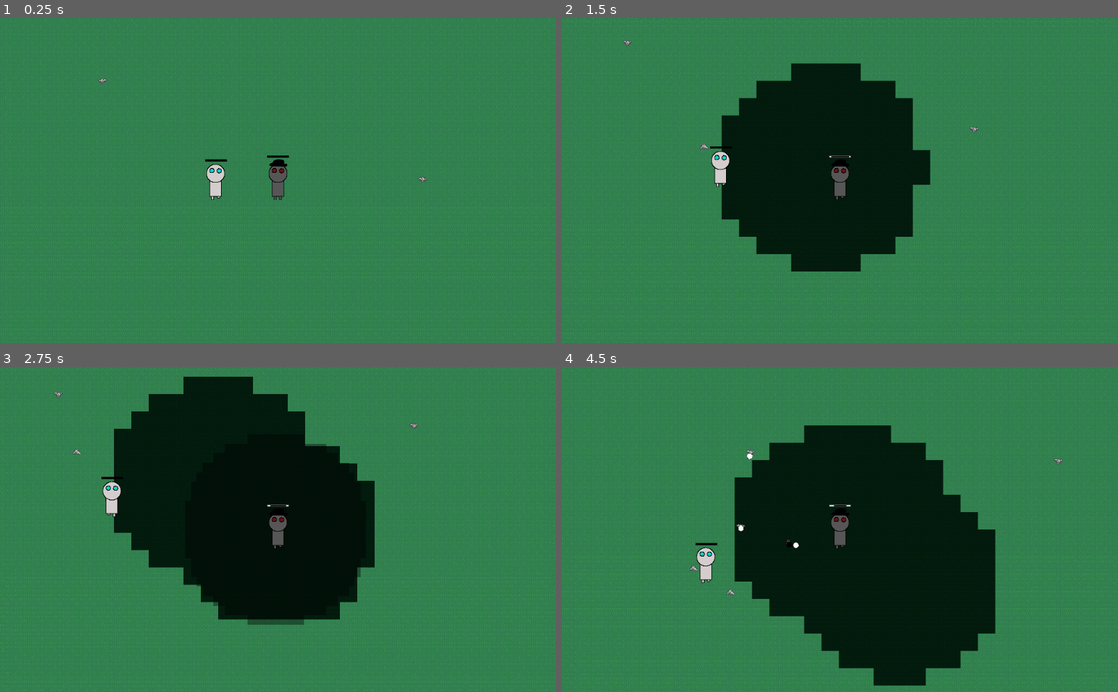
Above: before the commit, frames 1-4 (two rows, left to right).
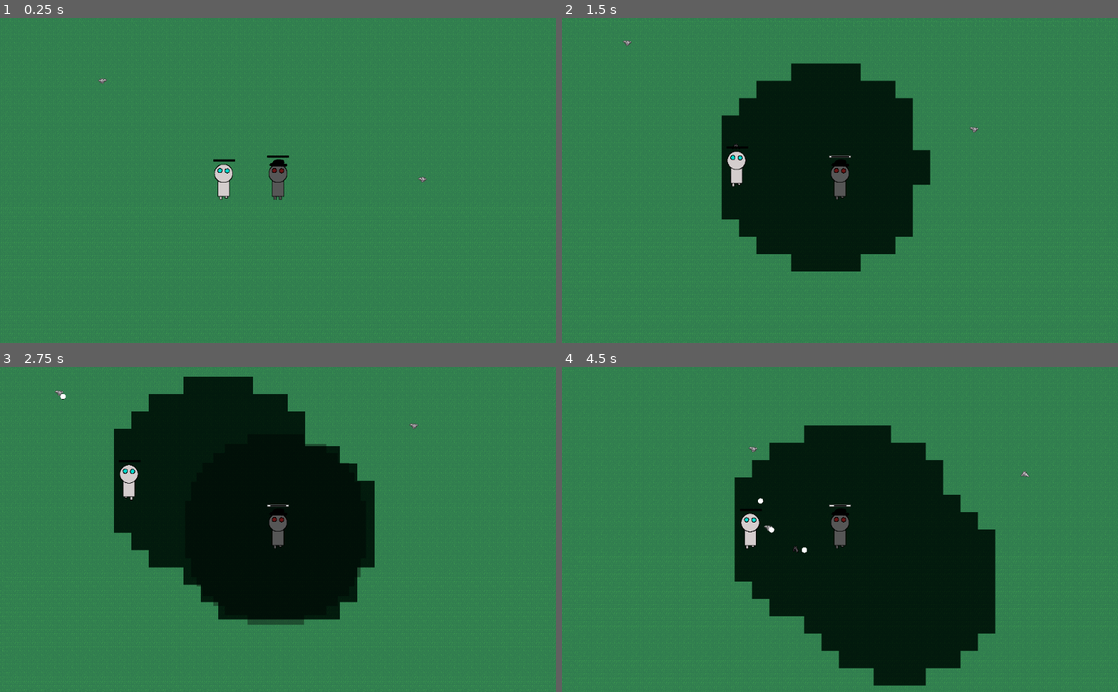
Above: after the commit, the same moments.

Repository: doomium-chloride/kiwijam2021-ADAPT
Game: Godot game, scene res://Levels/TestLevel.tscn
Same seed, same stepped clock (60 frames per second), same inputs: the game is played once before the commit and once after it. This scene is started directly instead of the project's main scene.
Inputs (mouse positions are in pixels of both pictures, inside the frame that each line leads up to):
- Up to frame 1 (0.25 s): no input
- Up to frame 2 (1.5 s): tap Enter (ui_accept) at 0.5, 0.77 s; move the mouse to (962, 164) at 0.52 s; hold Right (ui_right) 0.53-1.28 s; tap Space (ui_select) at 0.6, 1.35 s; click (962, 164) at 0.67 s; move the mouse to (728, 196) at 1.27 s; hold Down (ui_down) from 1.28 s (still down)
- Up to frame 3 (2.75 s): tap Enter (ui_accept) at 1.52 s; move the mouse to (333, 458) at 2.02 s; release Down (ui_down) at 2.03 s; hold Right (ui_right) from 2.03 s (still down); tap A (wasd_a) at 2.1 s; tap Space (ui_select) at 2.3 s
- Up to frame 4 (4.5 s): move the mouse to (812, 594) at 2.77 s; release Right (ui_right) at 2.78 s; hold Up (ui_up) 2.78-3.53 s; tap D (wasd_d) at 2.85 s; click (812, 594) at 2.92 s; tap Enter (ui_accept) at 3.02, 3.77 s; tap Space (ui_select) at 3.05, 3.8 s; move the mouse to (1006, 578) at 3.52 s; hold Left (ui_left) from 3.53 s (still down); tap S (wasd_s) at 3.6 s; move the mouse to (673, 480) at 4.27 s; tap W (wasd_w) at 4.35 s

The runs differ from the first frame. In frame 1, 0.4% of the frame differs, in the area x 36-43%, y 43-56%; in frame 2, 0.5%; in frame 3, 0.6%; in frame 4, 0.8%, in the area x 23-90%, y 24-71%.

Commit message:
Added sound sfx to player and enemy

Diff:
--- a/Actors/Player.tscn
+++ b/Actors/Player.tscn
@@ -1,5 +1,6 @@
-[gd_scene load_steps=9 format=2]
+[gd_scene load_steps=10 format=2]
 
+[ext_resource path="res://Music and Sounds/Hit.wav" type="AudioStream" id=1]
 [ext_resource path="res://Scripts/Player.gd" type="Script" id=2]
 [ext_resource path="res://Actors/UI/AdaptBar.tscn" type="PackedScene" id=3]
 [ext_resource path="res://Assets/Player/idle.png" type="Texture" id=4]
@@ -54,3 +55,6 @@
 
 [node name="ShadowCooldown" type="Timer" parent="."]
 one_shot = true
+
+[node name="SummonShadowSFX" type="AudioStreamPlayer" parent="."]
+stream = ExtResource( 1 )
--- a/Enemies/Enemy.tscn
+++ b/Enemies/Enemy.tscn
@@ -1,7 +1,8 @@
-[gd_scene load_steps=25 format=2]
+[gd_scene load_steps=26 format=2]
 
 [ext_resource path="res://Assets/Drone/WhiteDrone.png" type="Texture" id=1]
 [ext_resource path="res://Player/Boss.gd" type="Script" id=2]
+[ext_resource path="res://Music and Sounds/Hurt.wav" type="AudioStream" id=3]
 
 [sub_resource type="CapsuleShape2D" id=1]
 
@@ -227,6 +228,9 @@
 [node name="ShootCooldown" type="Timer" parent="."]
 one_shot = true
 
+[node name="ConvertedSFX" type="AudioStreamPlayer2D" parent="."]
+stream = ExtResource( 3 )
+
 [connection signal="body_entered" from="Sight" to="." method="_on_Sight_body_entered"]
 [connection signal="body_exited" from="Sight" to="." method="_on_Sight_body_exited"]
 [connection signal="timeout" from="WalkTimer" to="." method="_on_WalkTimer_timeout"]
--- a/Levels/TestLevel.tscn
+++ b/Levels/TestLevel.tscn
@@ -9,7 +9,6 @@
 
 [node name="Boss" parent="." instance=ExtResource( 4 )]
 position = Vector2( -100, 0 )
-speed = 1
 max_hp = 10
 
 [node name="Player" parent="." instance=ExtResource( 1 )]
--- a/Player/Boss.gd
+++ b/Player/Boss.gd
@@ -16,6 +16,7 @@
 onready var animationPlayer = $AnimationPlayer
 onready var animationTree = $AnimationTree
 onready var animationState = animationTree.get("parameters/playback")
+onready var convertedSFX = $ConvertedSFX
 
 var adapted = false
 var targets = []
@@ -120,6 +121,7 @@
 	if adapted:
 		return
 	to_darkness()
+	convertedSFX.play()
 	$ShootCooldown.stop()
 	var to_erase = []
 	for target in targets:
--- a/Scripts/Boss.gd
+++ b/Scripts/Boss.gd
@@ -25,7 +25,7 @@
 #	pass
 
 func _physics_process(delta):
-	move_and_collide(move_dir * speed)
+	move_and_slide(move_dir * speed)
 
 
 func _on_WalkTimer_timeout():
--- a/Scripts/Player.gd
+++ b/Scripts/Player.gd
@@ -13,7 +13,7 @@
 
 onready var adapt_bar = $AdaptBar
 onready var sprite = $AnimatedSprite
-
+onready var hit = $SummonShadowSFX
 
 # Called when the node enters the scene tree for the first time.
 func _ready():
@@ -86,6 +86,7 @@
 	shadow.z_index = z_index - 1
 	get_tree().get_root().add_child(shadow)
 	$ShadowCooldown.start()
+	hit.play()
 	update_adapt_bar_state()
 
 func lose_adapt(value):
Not shown: 2 places in Actors/Player.tscn that only renumber resources
